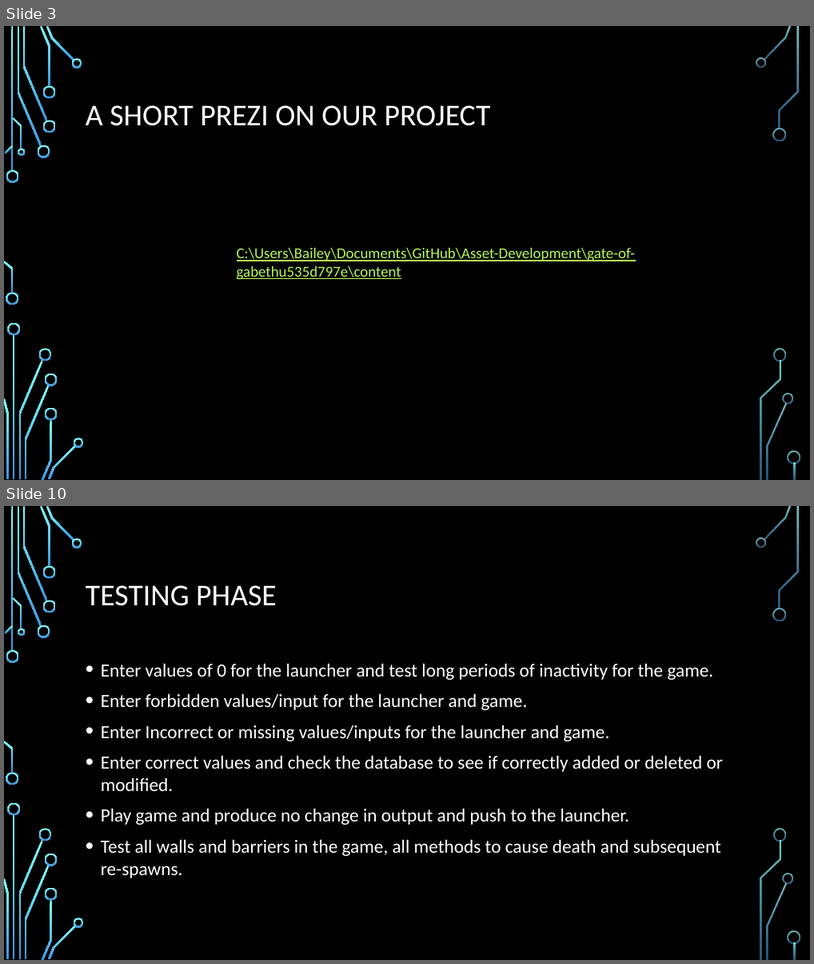
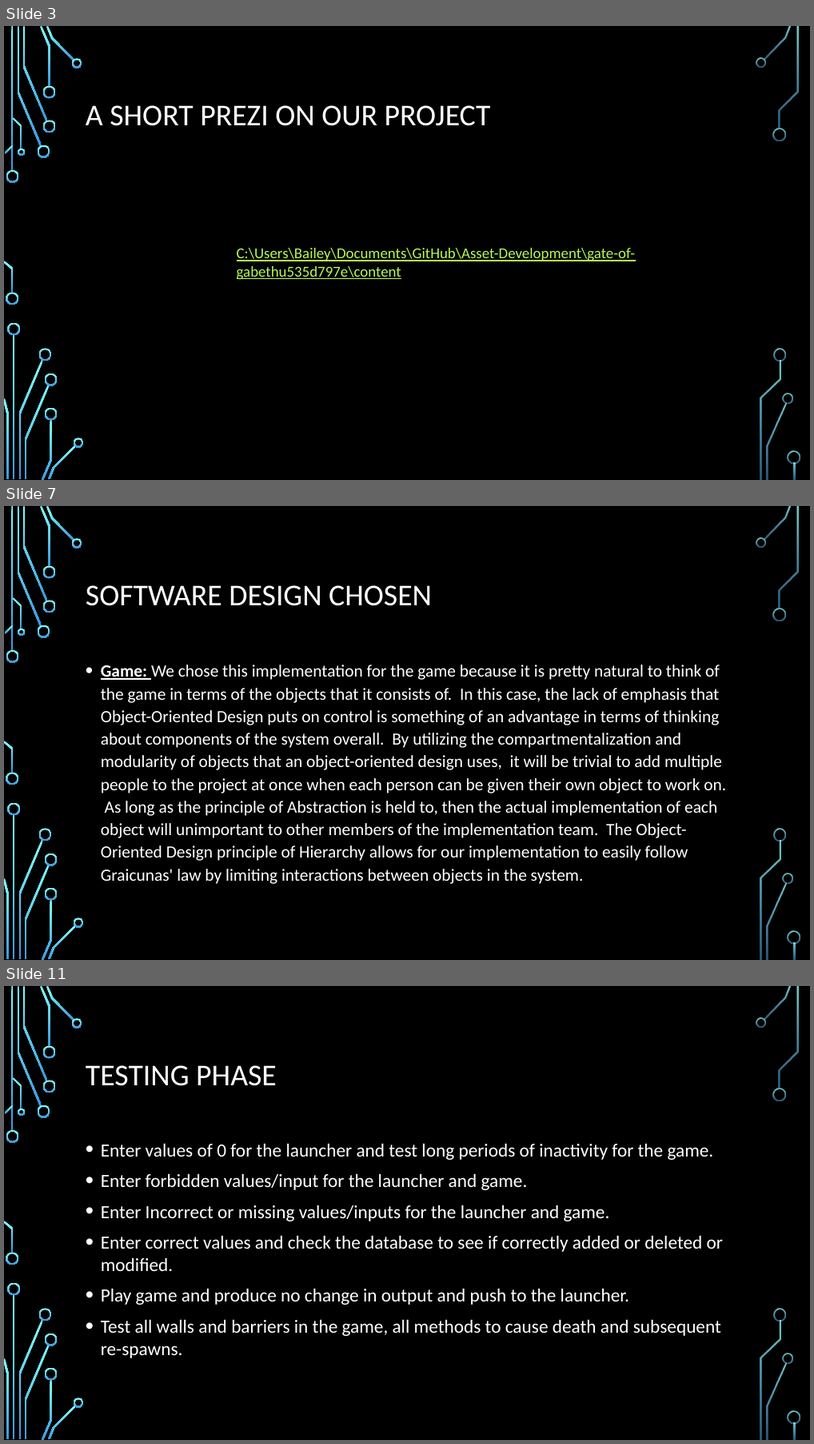
Before and after one commit to Team7-SoftEng/Asset-Development, a slide deck: Gate of GAbethulu.pptx. Shown one above the other, each under a label of ours: slides 3 and 10 before the commit, slides 3, 7 and 11 after it; the slides between them are not shown. The pictures are 814x964 and 814x1444 pixels, drawn with LibreOffice and Linux fonts; fonts in the diff are those of the drawing; background and template pictures are left out. Boxes give left, top, right and bottom in pixels: in the first picture for what was removed or moved away, otherwise in the second. Text is boxed around its words. In the diff, an @@ line names an element or a change of style, - is before the commit and + after.

```diff
--- a/Gate of GAbethulu.pptx
+++ b/Gate of GAbethulu.pptx
@@ slide 7 added at [4, 506, 810, 960], background picture (left out); not listed: 36 template elements that a slide beside it also shows @@
@@ title added at [86, 585, 432, 606], 36 pt, text #FFFFFF @@
+SOFTWARE DESIGN CHOSEN
@@ text added at [101, 664, 726, 884], 20.4 pt, text #FFFFFF @@
+• Game: We chose this implementation for the game because it is pretty natural to think of the game in terms of the objects that it consists of. In this case, the lack of emphasis that Object-Oriented Design puts on control is something of an advantage in terms of thinking about components of the system overall. By utilizing the compartmentalization and modularity of objects that an object-oriented design uses, it will be trivial to add multiple people to the project at once when each person can be given their own object to work on. As long as the principle of Abstraction is held to, then the actual implementation of each object will unimportant to other members of the implementation team. The Object-Oriented Design principle of Hierarchy allows for our implementation to easily follow Graicunas' law by limiting interactions between objects in the system.
@@ what was slide 10 is now slide 11 @@
```
Also in this commit, not shown: 7 slides changed, 1 other slide added.
